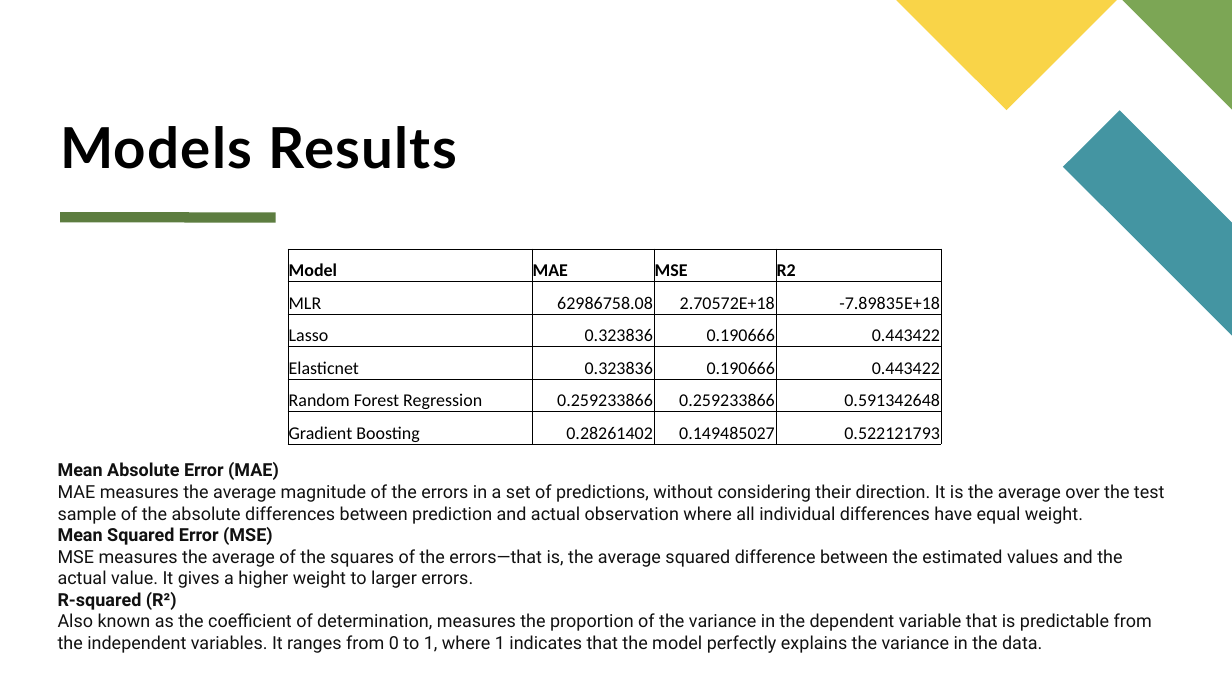
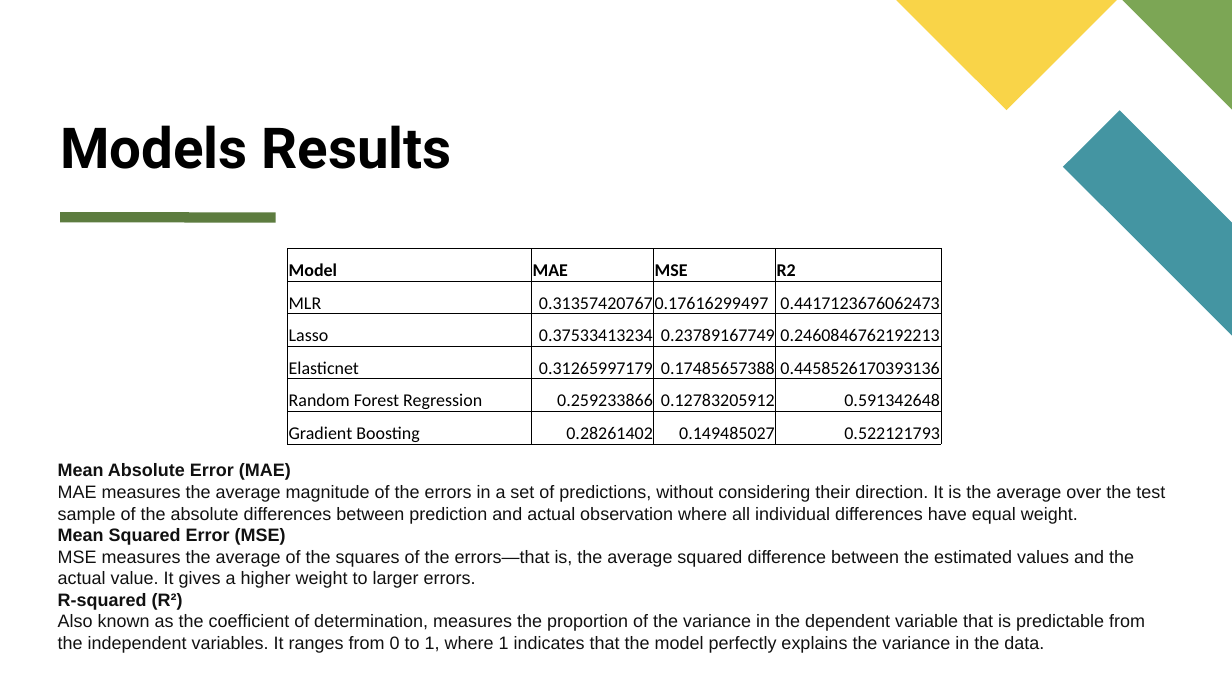
Before and after one commit to nhlokomomhlophe/2401PTDS_Regression_Project, a slide deck: slide 17 of Climate Change Impact on Agriculture.pptx. Drawn at 1232x693 pixels with LibreOffice and Linux fonts; fonts in the diff are those of the drawing. Boxes give left, top, right and bottom in pixels: in the first picture for what was removed or moved away, otherwise in the second. Text is boxed around its words. In the diff, an @@ line names an element or a change of style, - is before the commit and + after.

```diff
--- a/Climate Change Impact on Agriculture.pptx
+++ b/Climate Change Impact on Agriculture.pptx
@@ title "Models Results" at <box>60,125,452,169</box>: font Lato to Roboto, letter spacing 1 to 0 pt @@
@@ table at <box>288,249,942,653</box> @@
-row 2: MLR | 62986758.08 | 2.70572E+18 | -7.89835E+18
+row 2: MLR | 0.31357420767 | 0.17616299497 | 0.4417123676062473
-row 3: Lasso | 0.323836 | 0.190666 | 0.443422
+row 3: Lasso | 0.37533413234 | 0.23789167749 | 0.2460846762192213
-row 4: Elasticnet | 0.323836 | 0.190666 | 0.443422
+row 4: Elasticnet | 0.31265997179 | 0.17485657388 | 0.4458526170393136
-row 5, column 3: 0.259233866
+row 5, column 3: 0.12783205912
@@ borders changed @@
@@ text "Mean Absolute Error (MAE)" at <box>58,463,1165,653</box>: font Roboto to Arial @@
```
Also in this commit, not shown: 19 other slides changed, 1 other file.
